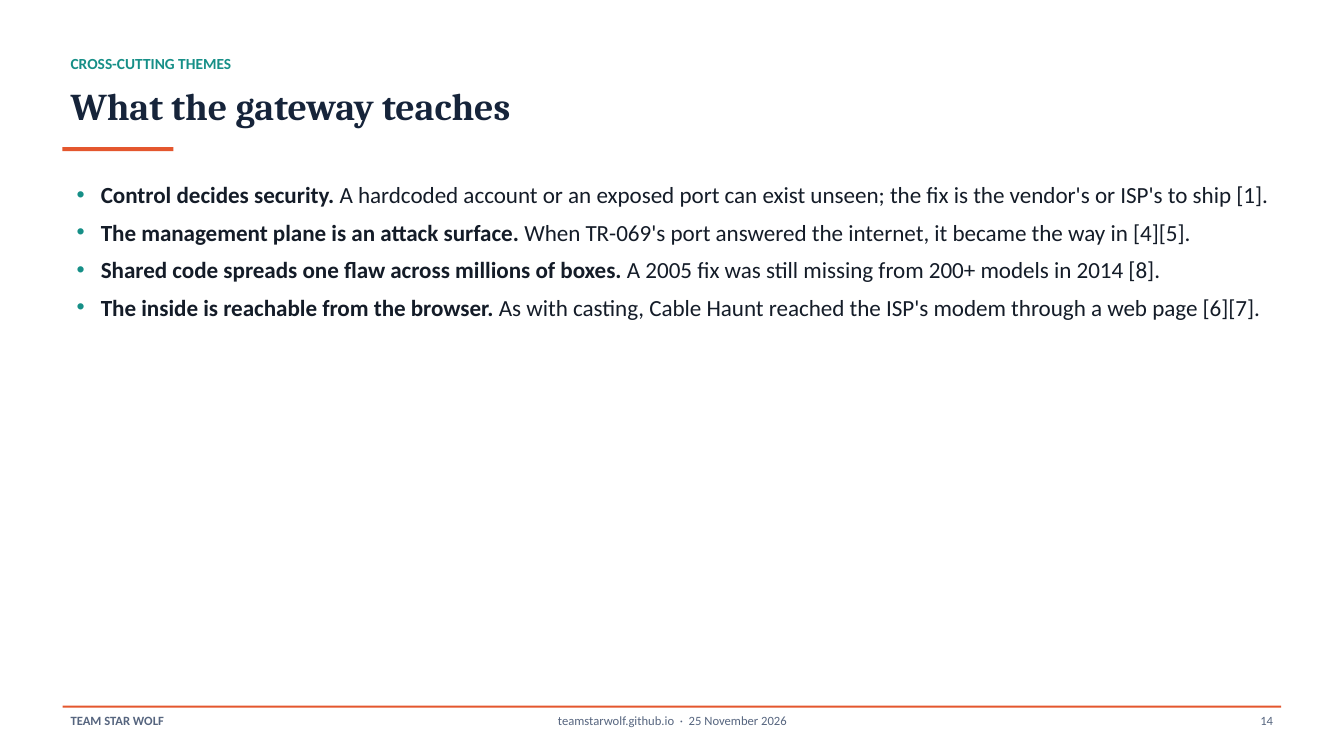
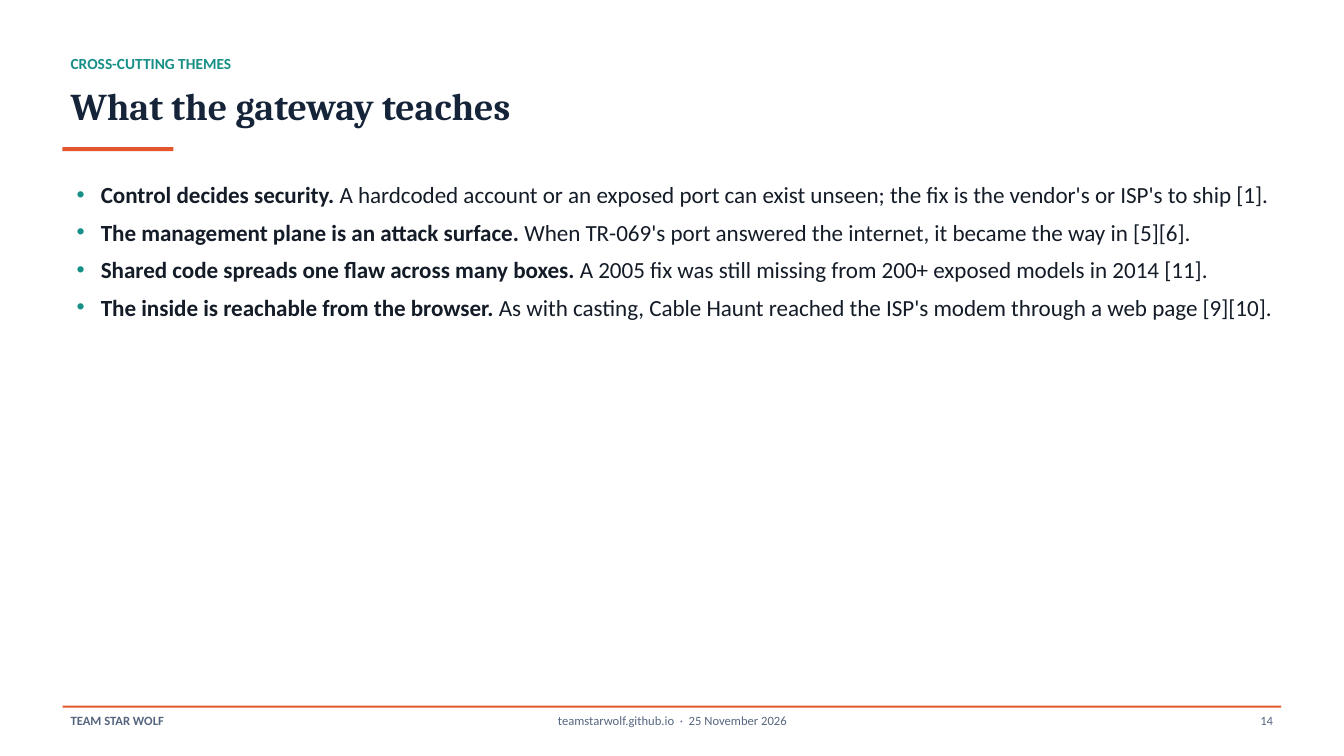
Before and after one commit to TeamStarWolf/TeamStarWolf, a slide deck: slide 14 of case-studies/slides/ISP_Gateway_Home_Network_Case_Study.pptx. Drawn at 1344x756 pixels with LibreOffice and Linux fonts; fonts in the diff are those of the drawing. Boxes give left, top, right and bottom in pixels: in the first picture for what was removed or moved away, otherwise in the second. Text is boxed around its words. In the diff, an @@ line names an element or a change of style, - is before the commit and + after.

```diff
--- a/case-studies/slides/ISP_Gateway_Home_Network_Case_Study.pptx
+++ b/case-studies/slides/ISP_Gateway_Home_Network_Case_Study.pptx
@@ text at [101,224,1272,320]: text changed @@
-• The management plane is an attack surface. When TR-069's port answered the internet, it became the way in [4][5].
-• Shared code spreads one flaw across millions of boxes. A 2005 fix was still missing from 200+ models in 2014 [8].
-• The inside is reachable from the browser. As with casting, Cable Haunt reached the ISP's modem through a web page [6][7].
+• The management plane is an attack surface. When TR-069's port answered the internet, it became the way in [5][6].
+• Shared code spreads one flaw across many boxes. A 2005 fix was still missing from 200+ exposed models in 2014 [11].
+• The inside is reachable from the browser. As with casting, Cable Haunt reached the ISP's modem through a web page [9][10].
```
Also in this commit, not shown: 13 other slides changed, 7 other files.
